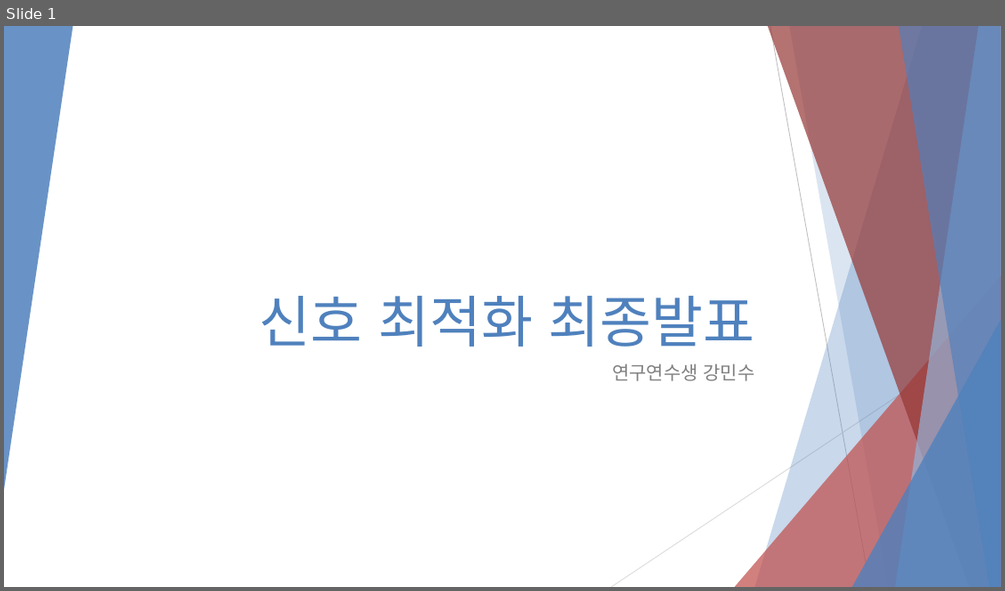
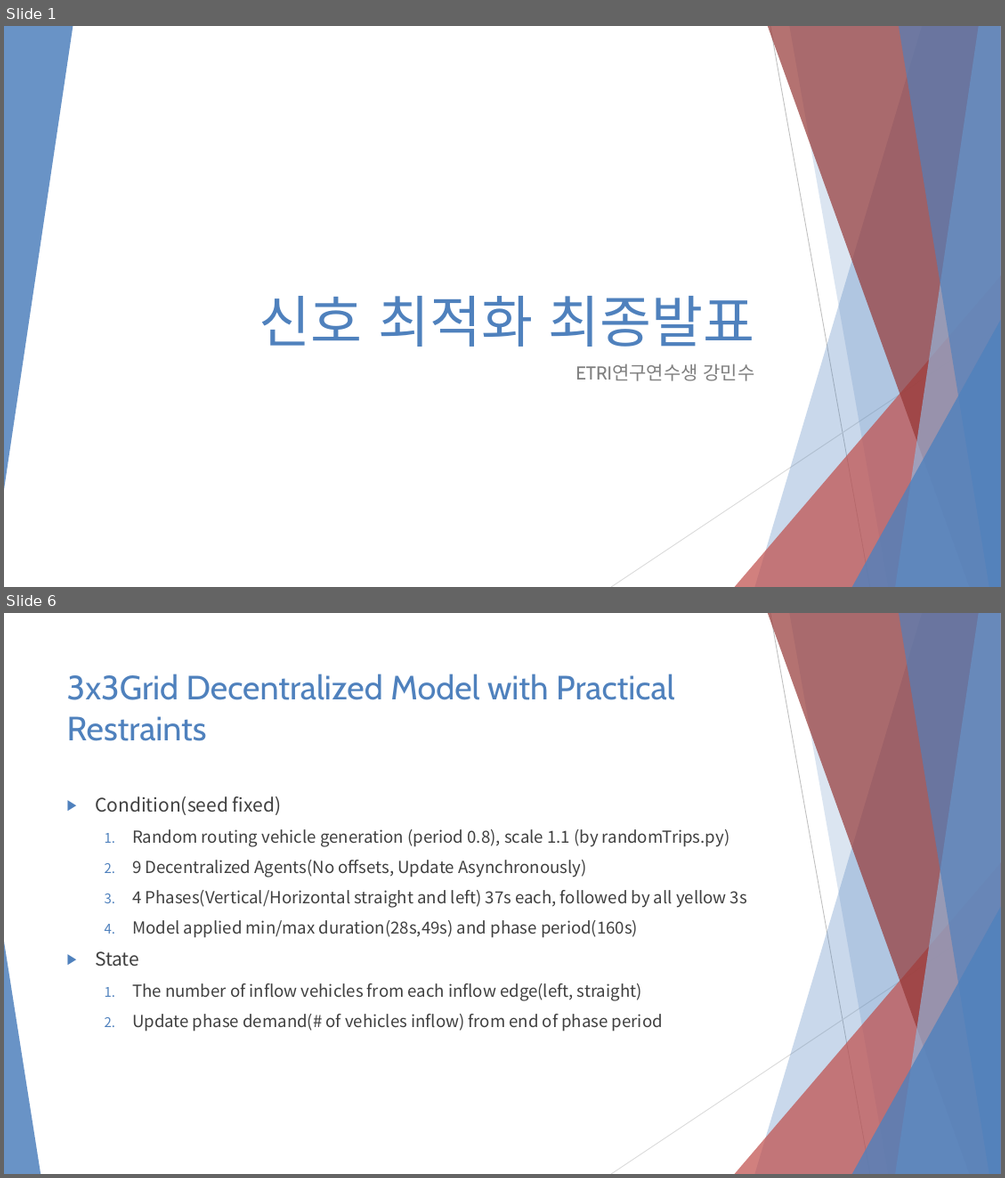
Before and after one commit to 3neutronstar/rl-constraints-traffic, a slide deck: Traffic Optimization Final Speech.pptx. Shown one above the other, each under a label of ours: slide 1 before the commit, slides 1 and 6 after it; the slides between them are not shown. The pictures are 1005x591 and 1005x1178 pixels, drawn with LibreOffice and Linux fonts; fonts in the diff are those of the drawing. Boxes give left, top, right and bottom in pixels: in the first picture for what was removed or moved away, otherwise in the second. Text is boxed around its words. In the diff, an @@ line names an element or a change of style, - is before the commit and + after.

```diff
--- a/Traffic Optimization Final Speech.pptx
+++ b/Traffic Optimization Final Speech.pptx
@@ slide 6 added at bbox=[4, 613, 1001, 1174], background #FFFFFF; not listed: 9 template elements that a slide beside it also shows @@
@@ title added at bbox=[67, 674, 674, 741], 32.4 pt, text #4F81BD @@
+3x3Grid Decentralized Model with Practical Restraints
@@ text added at bbox=[95, 796, 747, 1031], 16 pt, text #404040 @@
+▶ Condition(seed fixed)
+  1. Random routing vehicle generation (period 0.8), scale 1.1 (by randomTrips.py)
+  2. 9 Decentralized Agents(No offsets, Update Asynchronously)
+  3. 4 Phases(Vertical/Horizontal straight and left) 37s each, followed by all yellow 3s
+  4. Model applied min/max duration(28s,49s) and phase period(160s)
+▶ State
+  1. The number of inflow vehicles from each inflow edge(left, straight)
+  2. Update phase demand(# of vehicles inflow) from end of phase period
@@ triangle added at bbox=[4, 941, 40, 1174], fill #4F81BD at 85% opacity @@
@@ slide 1 changed as well @@
@@ subtitle at bbox=[575, 363, 755, 381]: text changed @@
-연구연수생 강민수
+ETRI연구연수생 강민수
```
Also in this commit, not shown: 11 other slides added, 5 slides removed, 2 other files.
